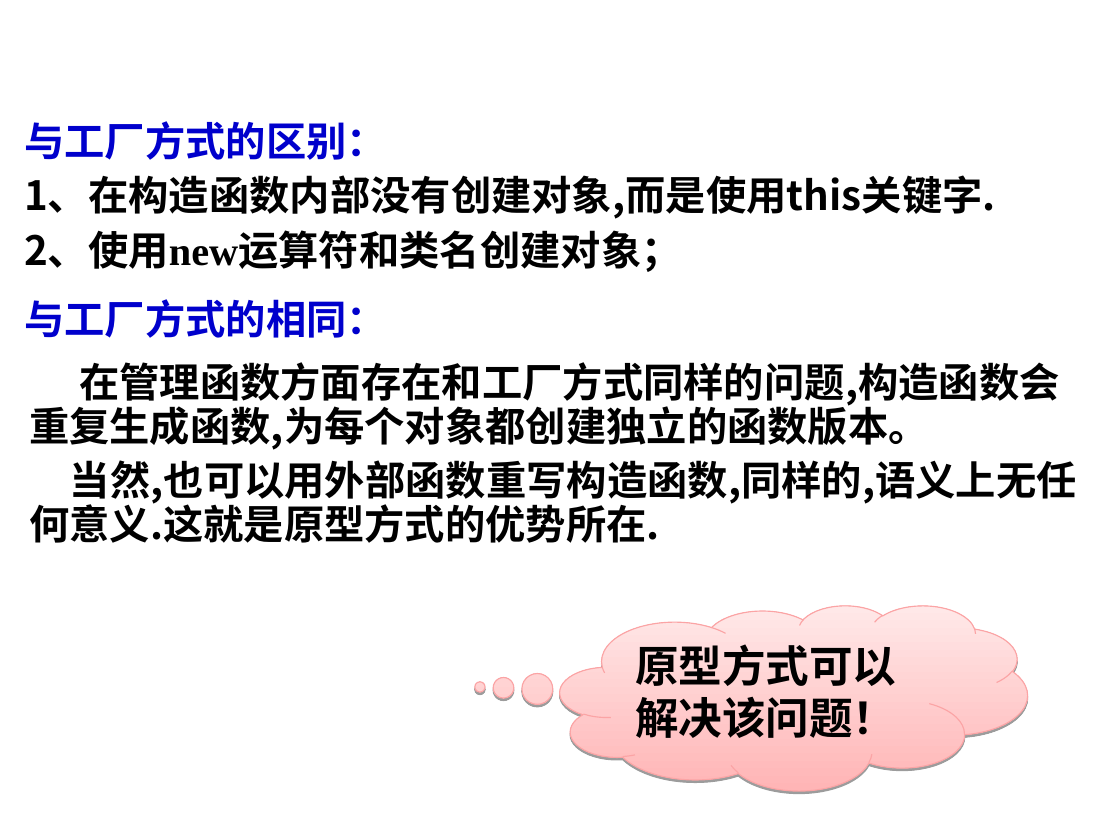
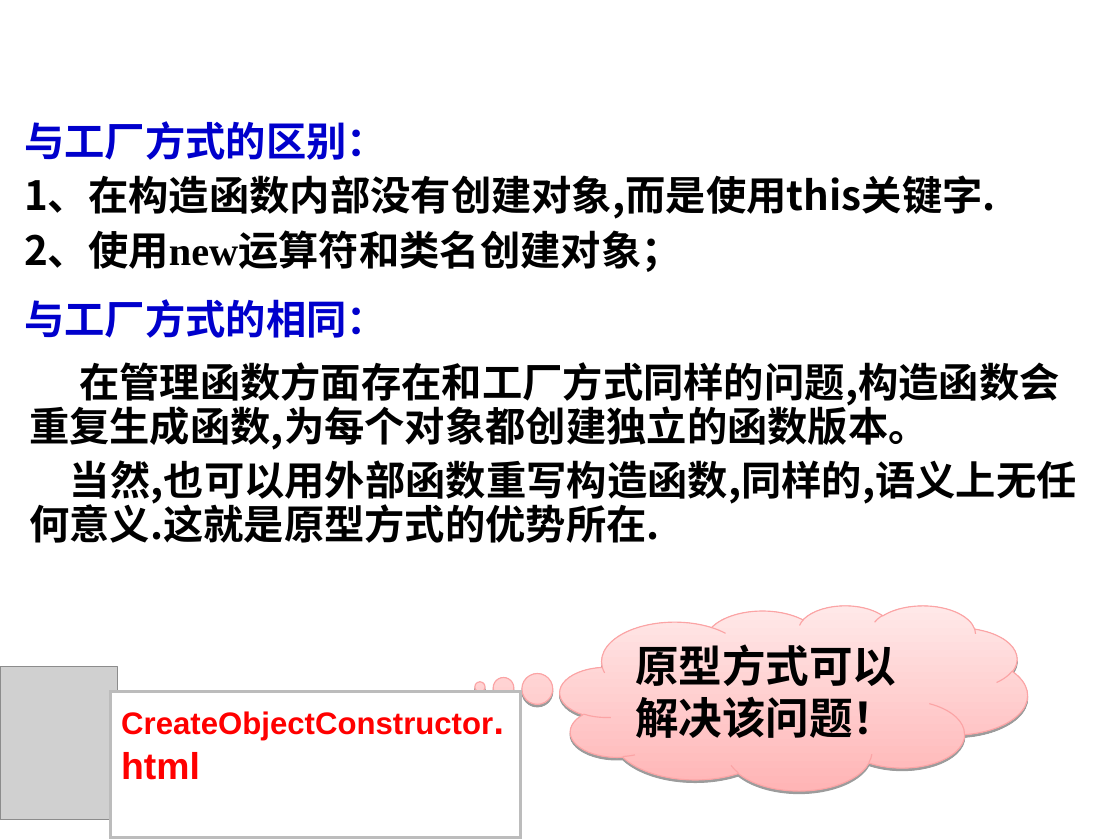
Before and after one commit to lxn56975/webdev, a slide deck: slide 145 of Chapter4Javascript.ppt. Drawn at 1120x840 pixels with LibreOffice and Linux fonts; fonts in the diff are those of the drawing; grey boxes stand for pictures; background and template pictures are left out. Boxes give left, top, right and bottom in pixels: in the first picture for what was removed or moved away, otherwise in the second. Text is boxed around its words. In the diff, an @@ line names an element or a change of style, - is before the commit and + after.

```diff
--- a/Chapter4Javascript.ppt
+++ b/Chapter4Javascript.ppt
@@ picture added at (x1=0, y1=666, x2=118, y2=819) @@
@@ rectangle added at (x1=110, y1=691, x2=520, y2=837), fill #FFFFFF, outline #BCBCBC 2.01 pt, 20 pt, text #FF0000, bold @@
+CreateObjectConstructor.html
```
Also in this commit, not shown: 1 other slide changed, 1 other file.
